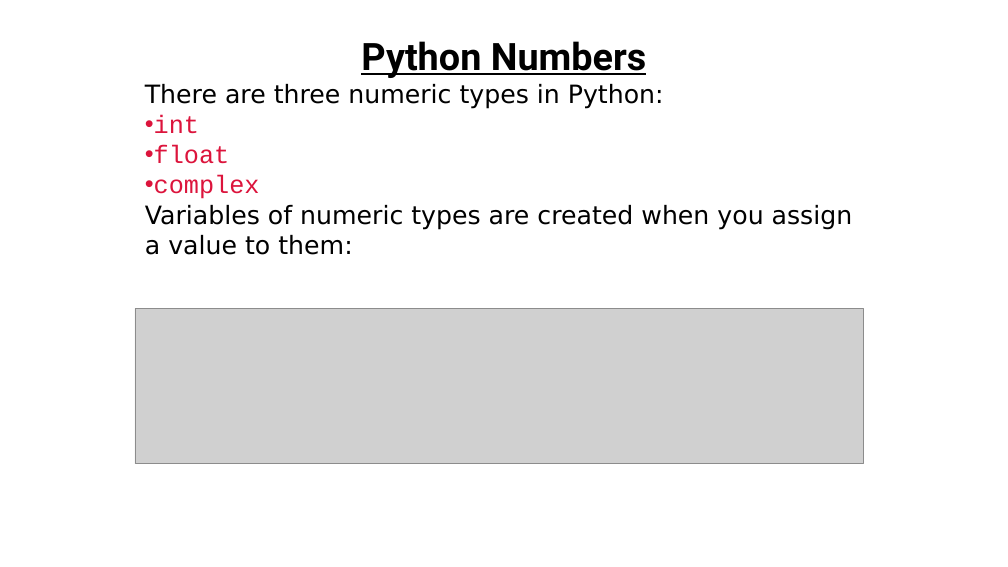
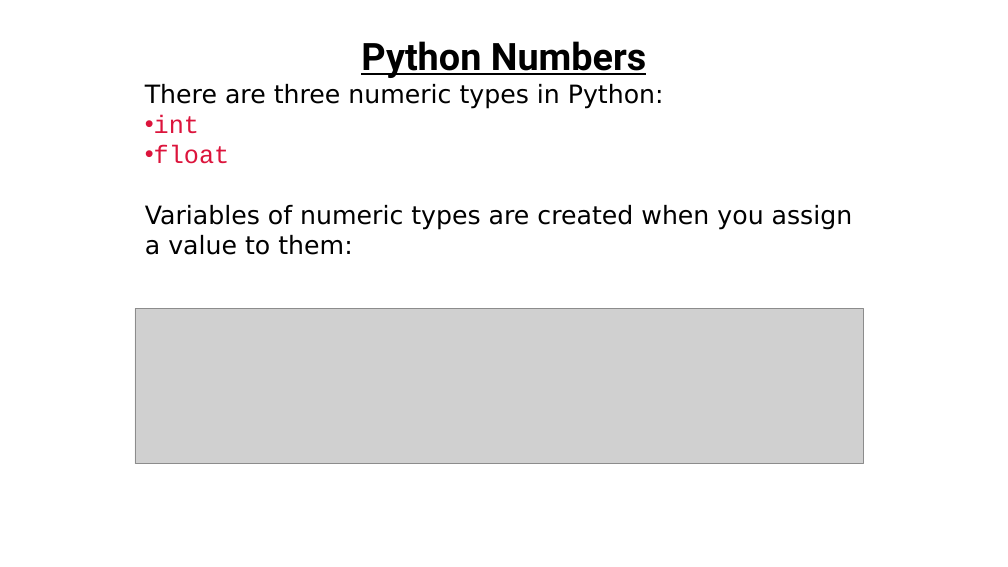
Before and after one commit to Praj-17/Python-Teaching-Slides, a slide deck: slide 5 of PPTs/Python/Class 2.pptx. Drawn at 1008x567 pixels with LibreOffice and Linux fonts; fonts in the diff are those of the drawing; grey boxes stand for pictures. Boxes give left, top, right and bottom in pixels: in the first picture for what was removed or moved away, otherwise in the second. Text is boxed around its words. In the diff, an @@ line names an element or a change of style, - is before the commit and + after.

```diff
--- a/PPTs/Python/Class 2.pptx
+++ b/PPTs/Python/Class 2.pptx
@@ text at (154,175,260,199): paragraph removed @@
-• complex
```
Also in this commit, not shown: 3 other files.
